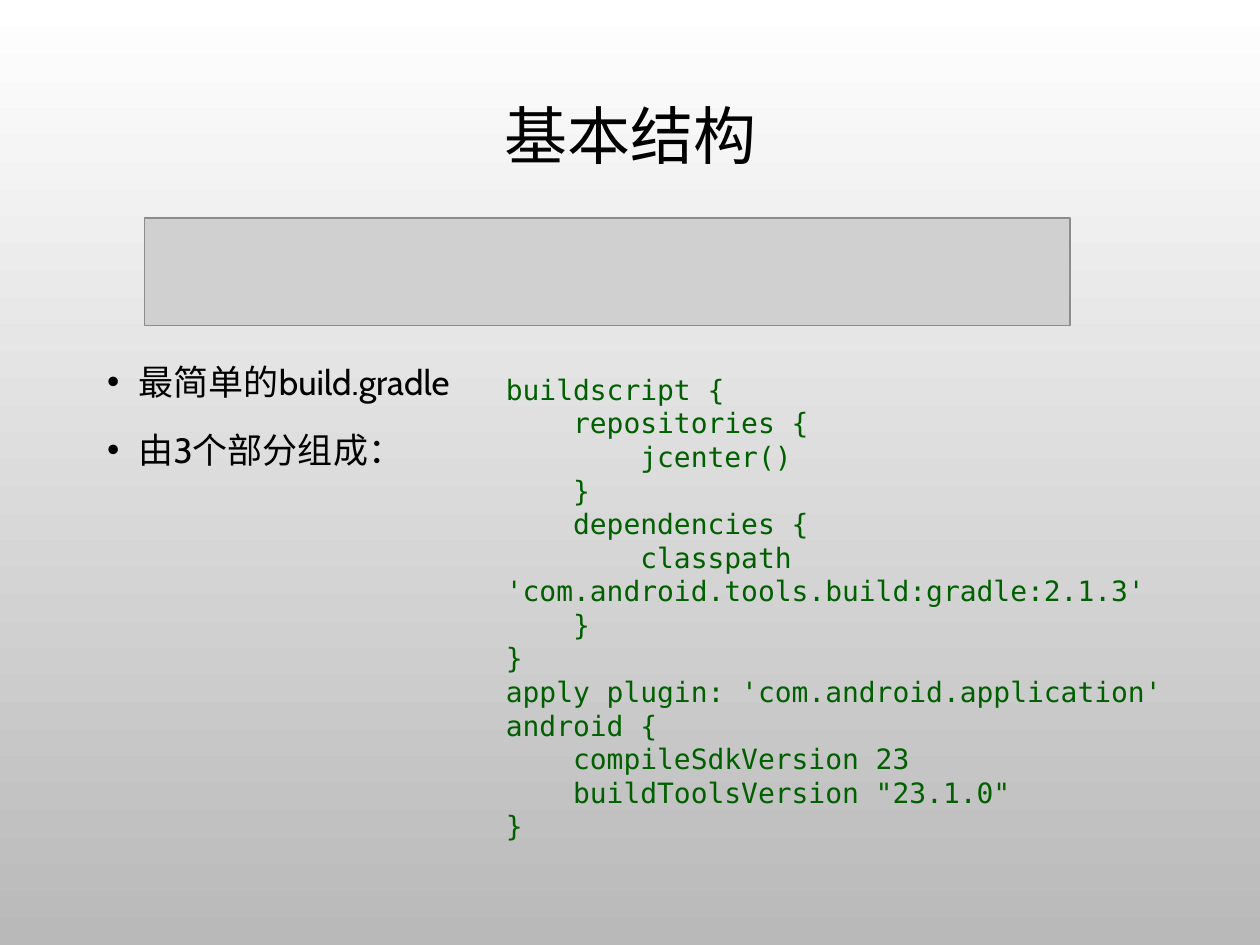
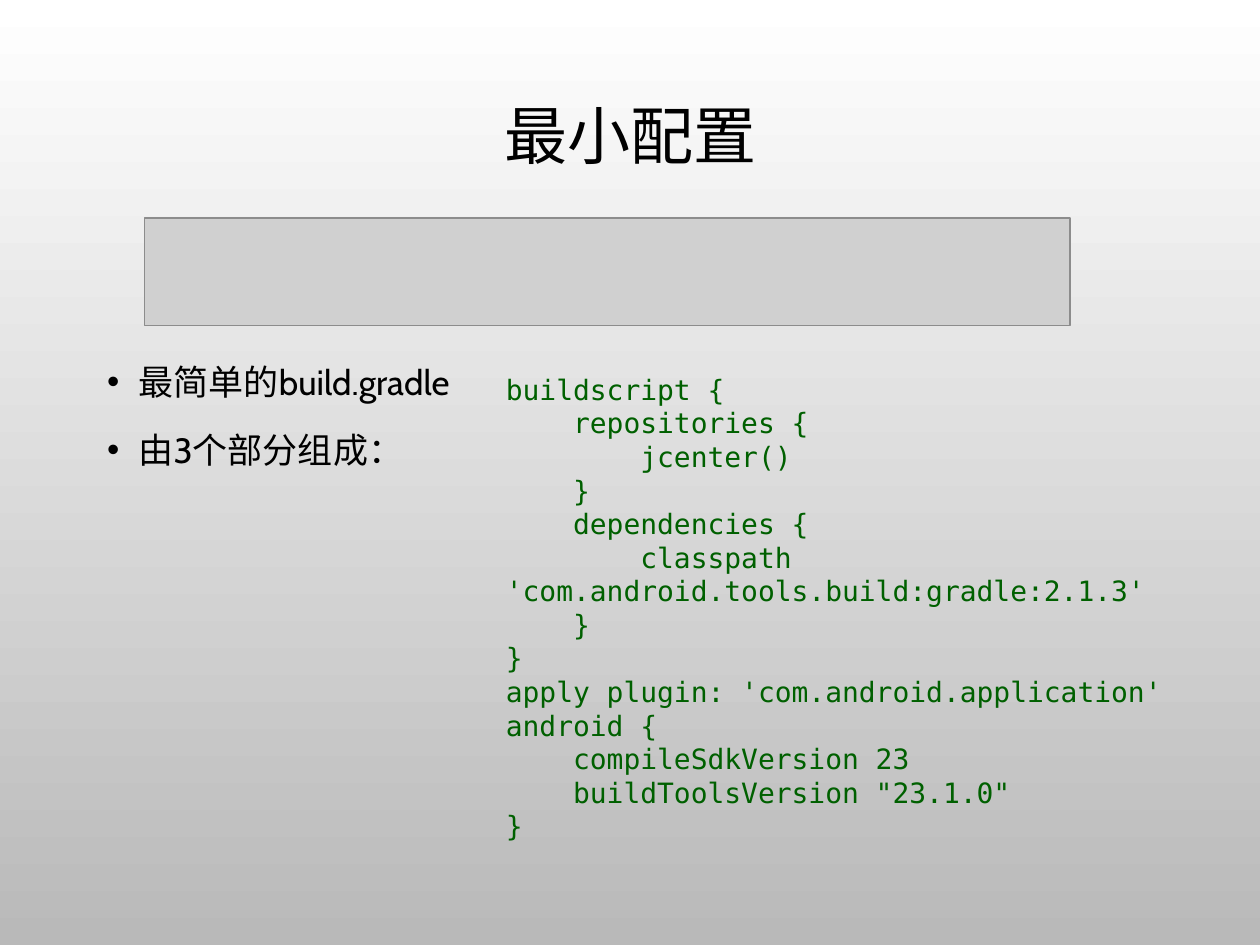
Before and after one commit to JohnDannl/HelloGradle, a slide deck: slide 5 of Gradle.pptx. Drawn at 1260x945 pixels with LibreOffice and Linux fonts; fonts in the diff are those of the drawing; grey boxes stand for pictures; background and template pictures are left out. Boxes give left, top, right and bottom in pixels: in the first picture for what was removed or moved away, otherwise in the second. Text is boxed around its words. In the diff, an @@ line names an element or a change of style, - is before the commit and + after.

```diff
--- a/Gradle.pptx
+++ b/Gradle.pptx
@@ title at [504,107,756,164]: text changed @@
-基本结构
+最小配置
```
Also in this commit, not shown: 3 other slides changed, 3 slides added, 2 slides removed, 8 other files.
